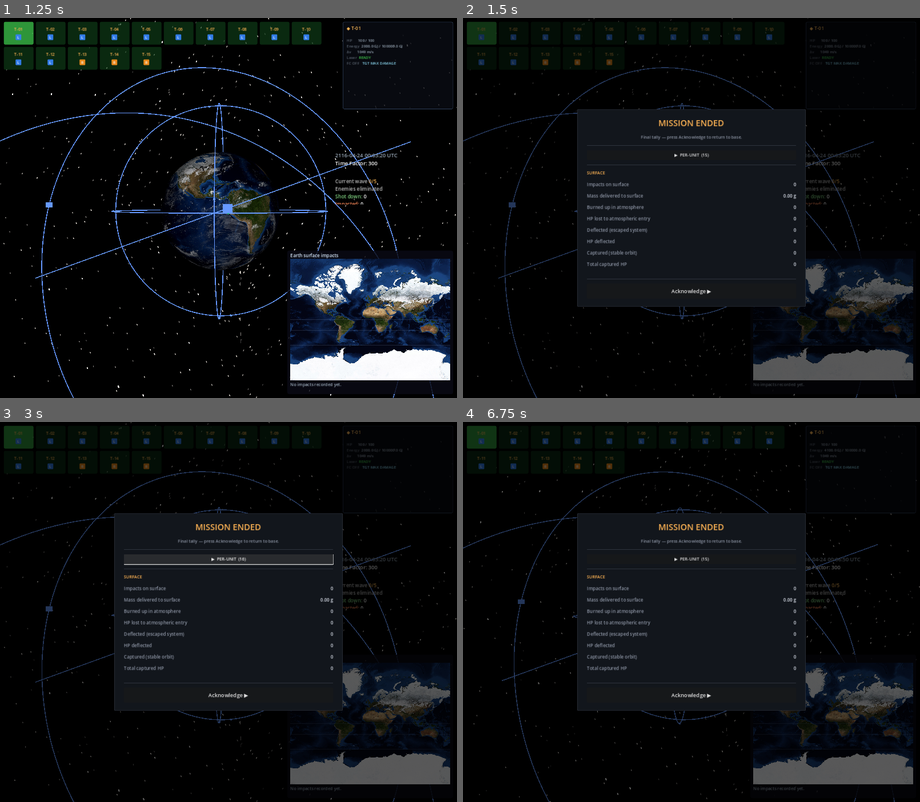
Above: before the commit, frames 1-4 (two rows, left to right).
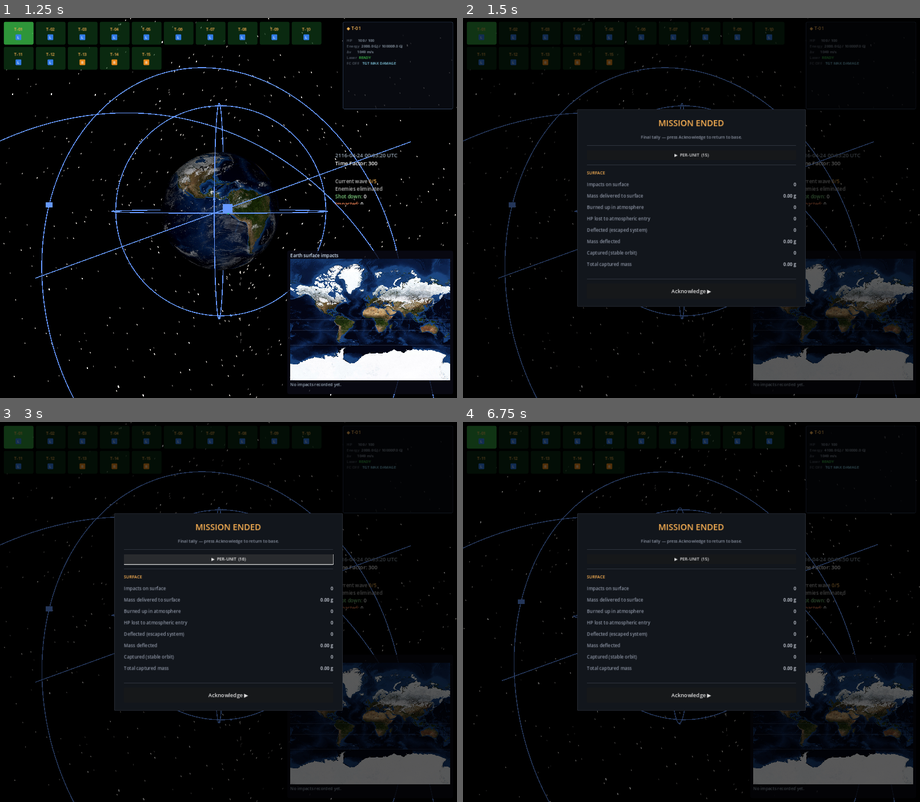
Above: after the commit, the same moments.

Repository: mellenburg/game
Game: Godot game, scene res://scenes/menu.tscn
Same seed, same stepped clock (60 frames per second), same inputs: the game is played once before the commit and once after it.
Inputs (mouse positions are in pixels of both pictures, inside the frame that each line leads up to):
- Up to frame 1 (1.25 s): click "LAUNCH ▶" at 0.5 s
- Up to frame 2 (1.5 s): tap Enter (end_game) at 1.25 s; drag from (577, 246) to (737, 124) at 1.27 s
- Up to frame 3 (3 s): click "▶ PER-UNIT (15)" at 2 s; click "▼ PER-UNIT (16)" at 2.75 s
- Up to frame 4 (6.75 s): click "▶ PER-UNIT (16)" at 3.5 s; click "Acknowledge ▶" at 4.25 s; click "LAUNCH ▶" at 5 s; drag from (600, 631) to (668, 688) at 5.77 s; move the mouse to (737, 528) at 6.52 s; hold D (move_right) from 6.53 s (still down); hold Enter (end_game) from 6.53 s (still down); tap J (add_decaying_enemy) at 6.6 s

Frame 1 is identical in both runs. In frame 2, 0.1% of the frame differs, in the area x 27-73%, y 58-66%; in frame 3, 0.1%; in frame 4, 0.1%.

Commit message:
Show deflected and captured tallies in mass instead of HP
Tracks deflected_mass_kg and captured_mass_kg alongside their HP
counterparts in the dead-sat sweep, surfaces them on the summary
dict, and renders them through the same _format_mass_grams helper
the surface-impact row already uses.

https://claude.ai/code/session_012dbb9CjUnP4LeHSEFZeBRq

Diff:
--- a/godot/scripts/earth_system.gd
+++ b/godot/scripts/earth_system.gd
@@ -95,10 +95,12 @@
 # Breakup fragments that escaped the system on a hyperbolic trajectory.
 var asteroids_deflected: int = 0
 var deflected_hp: float = 0.0
+var deflected_mass_kg: float = 0.0
 # Breakup fragments that settled into a stable bound orbit (purple) —
 # neither impacting nor escaping.
 var asteroids_captured: int = 0
 var captured_hp: float = 0.0
+var captured_mass_kg: float = 0.0
 # Snapshots of player satellites that died during the run. Each entry
 # is a Dictionary { "unit_name", "damage_dealt", "kills" } captured at
 # the moment of death so the end-of-run summary can credit a unit
@@ -539,6 +541,7 @@
 		elif sat.is_deflected:
 			asteroids_deflected += 1
 			deflected_hp += sat.hp
+			deflected_mass_kg += maxf(sat.mass, 0.0)
 		# Tally enemy terminations by cause: HP gone -> shot down by a
 		# weapon; sub-orbital body (asteroid or post-burn decaying
 		# enemy) still has HP -> ground impact (advance_time kills it
@@ -675,6 +678,7 @@
 			if stable:
 				asteroids_captured += 1
 				captured_hp += sat.hp
+				captured_mass_kg += maxf(sat.mass, 0.0)
 
 
 # Build the end-of-run report. Combines live player-satellite tallies
@@ -713,8 +717,10 @@
 		"atmosphere_burnup_hp": atmosphere_burnup_hp,
 		"asteroids_deflected": asteroids_deflected,
 		"deflected_hp": deflected_hp,
+		"deflected_mass_kg": deflected_mass_kg,
 		"asteroids_captured": asteroids_captured,
 		"captured_hp": captured_hp,
+		"captured_mass_kg": captured_mass_kg,
 	}
 
 
--- a/godot/scripts/end_game_overlay.gd
+++ b/godot/scripts/end_game_overlay.gd
@@ -228,21 +228,21 @@
 	))
 
 	var deflected_count := int(summary.get("asteroids_deflected", 0))
-	var deflected_hp := float(summary.get("deflected_hp", 0.0))
+	var deflected_mass_kg := float(summary.get("deflected_mass_kg", 0.0))
 	inner.add_child(_kv_row(
 		"Deflected (escaped system)", "%d" % deflected_count,
 	))
 	inner.add_child(_kv_row(
-		"HP deflected", "%.0f" % deflected_hp,
+		"Mass deflected", _format_mass_grams(deflected_mass_kg * 1000.0),
 	))
 
 	var captured_count := int(summary.get("asteroids_captured", 0))
-	var captured_hp := float(summary.get("captured_hp", 0.0))
+	var captured_mass_kg := float(summary.get("captured_mass_kg", 0.0))
 	inner.add_child(_kv_row(
 		"Captured (stable orbit)", "%d" % captured_count,
 	))
 	inner.add_child(_kv_row(
-		"Total captured HP", "%.0f" % captured_hp,
+		"Total captured mass", _format_mass_grams(captured_mass_kg * 1000.0),
 	))
 
 	_content_root.add_child(_hr())
